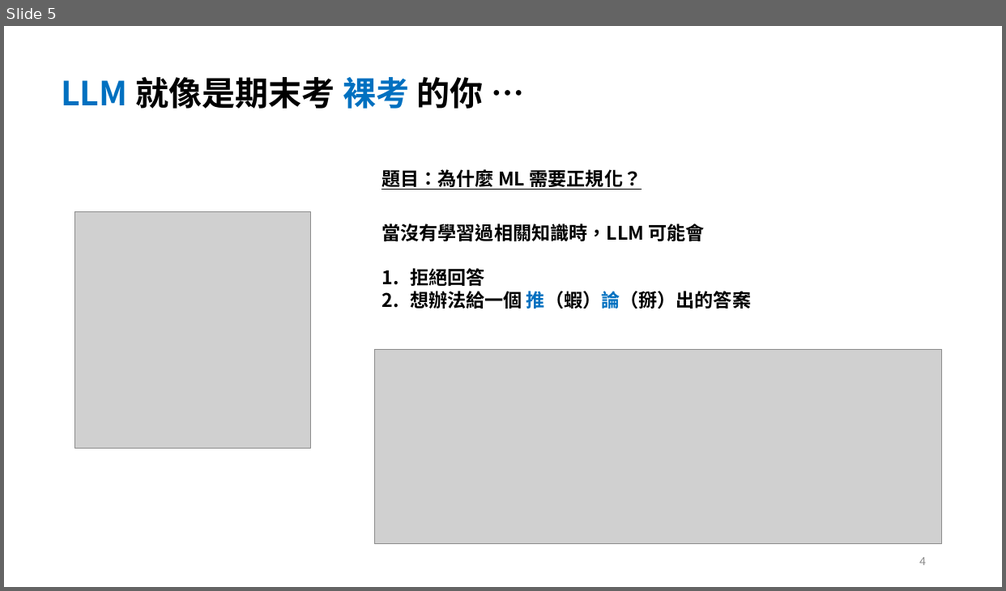
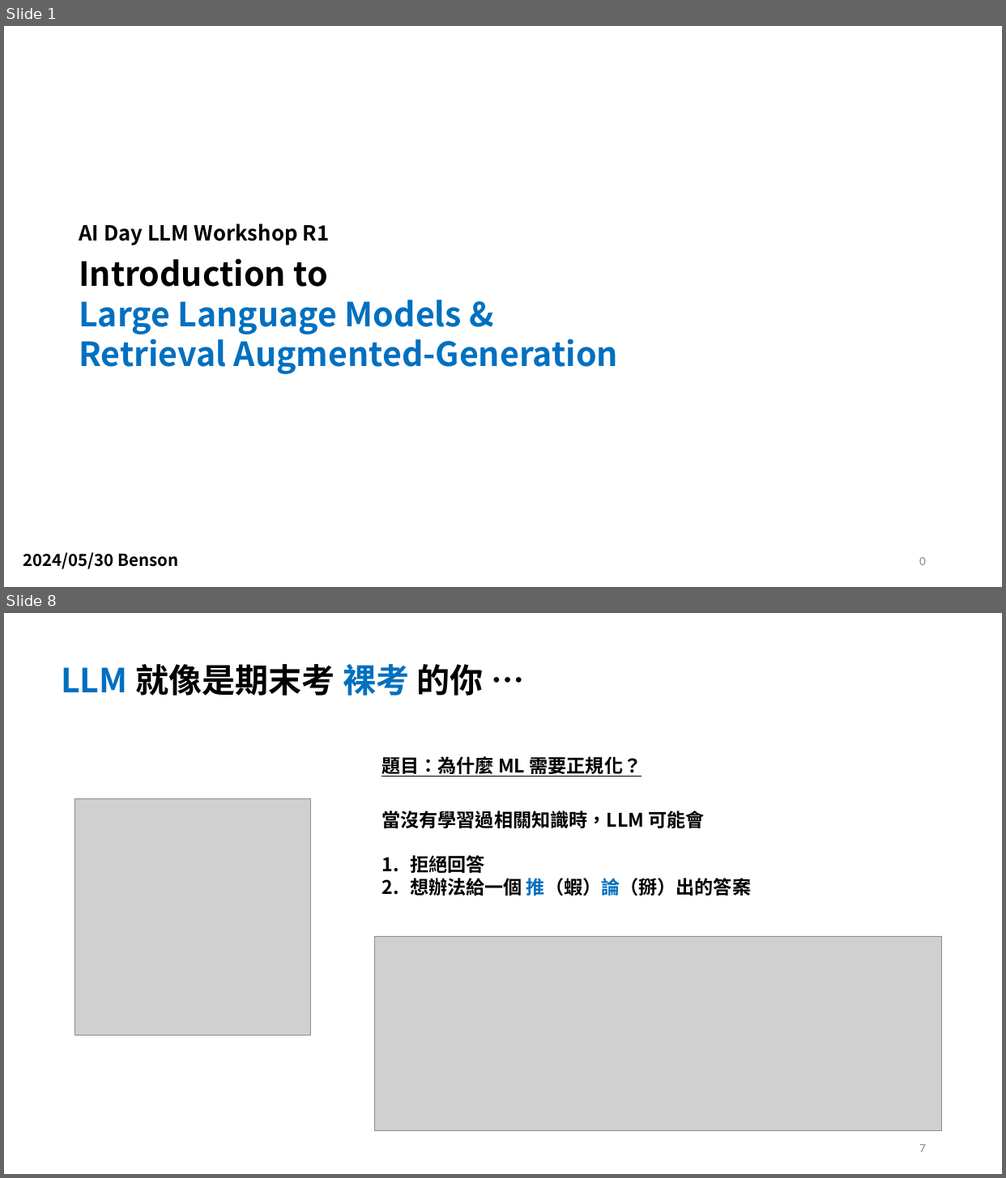
Before and after one commit to cathayins/llama_club, a slide deck: R1/R1.pptx. Shown one above the other, each under a label of ours: slide 5 before the commit, slides 1 and 8 after it; the slides between them are not shown. The pictures are 1006x591 and 1006x1178 pixels, drawn with LibreOffice and Linux fonts; fonts in the diff are those of the drawing; grey boxes stand for pictures. Boxes give left, top, right and bottom in pixels: in the first picture for what was removed or moved away, otherwise in the second. Text is boxed around its words. In the diff, an @@ line names an element or a change of style, - is before the commit and + after.

```diff
--- a/R1/R1.pptx
+++ b/R1/R1.pptx
@@ slide 1 added at box(4, 26, 1002, 587), background #FFFFFF @@
@@ text added at box(79, 224, 330, 246), 20 pt, text #000000, bold @@
+AI Day LLM Workshop R1
@@ text added at box(79, 258, 618, 374), 32 pt, text #0070C0, bold @@
+Introduction to
+Large Language Models &
+Retrieval Augmented-Generation
@@ text added at box(23, 552, 178, 570), 16 pt, text #000000, bold @@
+2024/05/30 Benson
@@ page number added at box(919, 557, 926, 565), 12 pt, text #8C8C8C @@
+0
@@ what was slide 5 is now slide 8 @@
@@ page number at box(919, 1144, 926, 1152): text changed @@
-4
+7
```
Also in this commit, not shown: 5 slides changed, 3 other slides added, 1 slide removed.
